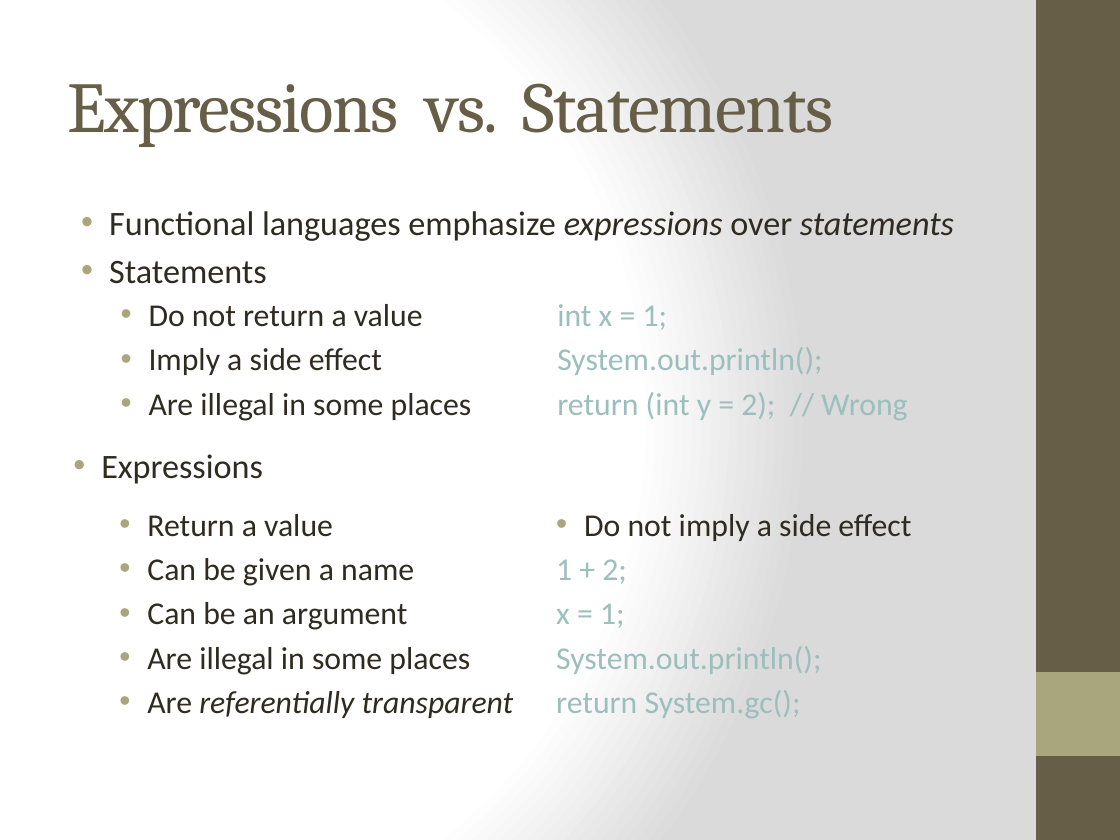
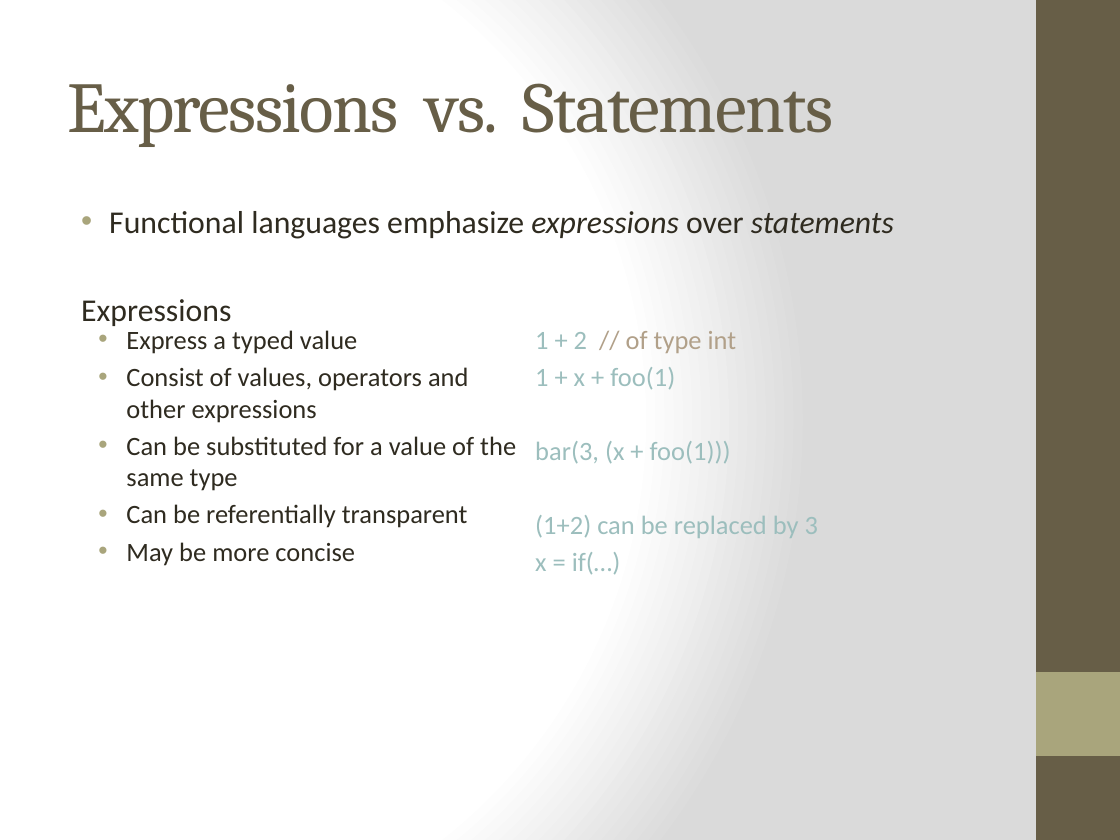
Before and after one commit to bjhartin/FoundationsOfFunctionalProgramming, a slide deck: slide 14 of FoundationsOfFunctionalProgramming.pptx (slide 2 before the commit). Drawn at 1120x840 pixels with LibreOffice and Linux fonts; fonts in the diff are those of the drawing. Boxes give left, top, right and bottom in pixels: in the first picture for what was removed or moved away, otherwise in the second. Text is boxed around its words. In the diff, an @@ line names an element or a change of style, - is before the commit and + after.

```diff
--- a/FoundationsOfFunctionalProgramming.pptx
+++ b/FoundationsOfFunctionalProgramming.pptx
@@ text at bbox=[109, 211, 894, 239]: size 22 to 20.4 pt in "Functional languages emphasize expressions over statements" @@
@@ text at bbox=[81, 299, 231, 326]: text changed; size 22 to 20.4 pt @@
-• Statements
+Expressions
@@ text removed at bbox=[149, 304, 907, 421] @@
-• Do not return a value
-• Imply a side effect
-• Are illegal in some places
-int x = 1;
-System.out.println();
-return (int y = 2); // Wrong
@@ text at bbox=[126, 330, 818, 575]: text changed; size 20.4 to 17 pt @@
-• Return a value
-• Can be given a name
-• Can be an argument
-• Are illegal in some places
-• Are referentially transparent
-• Do not imply a side effect
-1 + 2;
-x = 1;
-System.out.println();
-return System.gc();
+• Express a typed value
+• Consist of values, operators and other expressions
+• Can be substituted for a value of the same type
+• Can be referentially transparent
+• May be more concise
+1 + 2 // of type int
+1 + x + foo(1)
+bar(3, (x + foo(1)))
+(1+2) can be replaced by 3
+x = if(…)
@@ text removed at bbox=[101, 454, 263, 484] @@
-• Expressions
```
Also in this commit, not shown: 1 other slide changed, 15 slides added, 2 other files.
